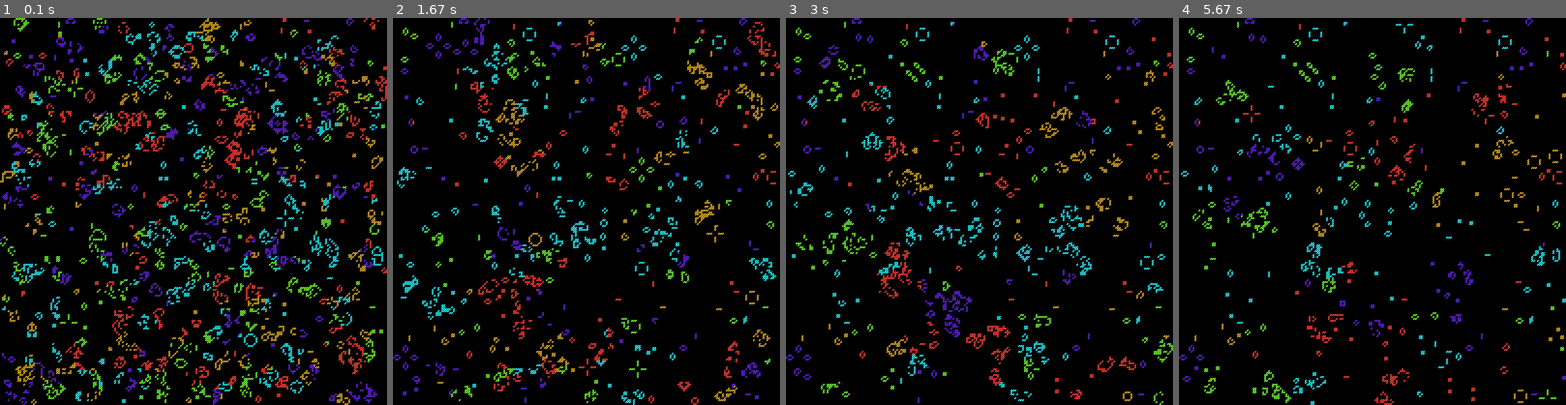
Above: before the commit, frames 1-4 (left to right).
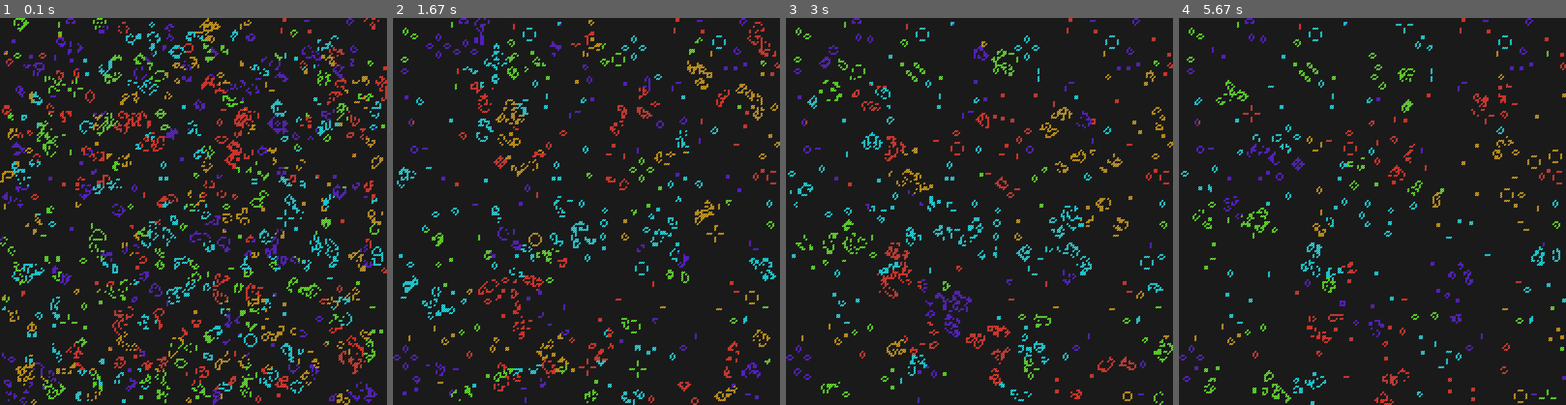
Above: after the commit, the same moments.

Repository: robwiss/gameoflife_py
Game: pygame game, started from pygame_colors.py
Same seed, same stepped clock (60 frames per second), same inputs: the game is played once before the commit and once after it. The source is Python 2; it was converted automatically to run under Python 3.
Inputs:
- Up to frame 1 (0.1 s): no input
- Up to frame 2 (1.67 s): no input
- Up to frame 3 (3 s): no input
- Up to frame 4 (5.67 s): tap Enter every 0.33 s from 3.33 to 5.33 s

The runs differ from the first frame. In frame 1, 90% of the frame differs, in the area x 0-100%, y 0-100%; in frame 2, 94%; in frame 3, 95%; in frame 4, 96%.

Commit message:
switched background to gray10

Diff:
--- a/pygame_colors.py
+++ b/pygame_colors.py
@@ -16,7 +16,7 @@
     ]
 
     cells = engine.randomized_cells((x,y), colors)
-    white, black = (255, 255, 255), (0, 0, 0)
+    gray10 = (0x1a, 0x1a, 0x1a)
 
     def process_living(cells):
         for (x1, y1) in cells:
@@ -29,7 +29,7 @@
     # game loop
     while True:
         pygame.display.flip()
-        pygame.display.get_surface().fill(black)
+        pygame.display.get_surface().fill(gray10)
         process_living(cells)
         engine.tick(cells)
 
